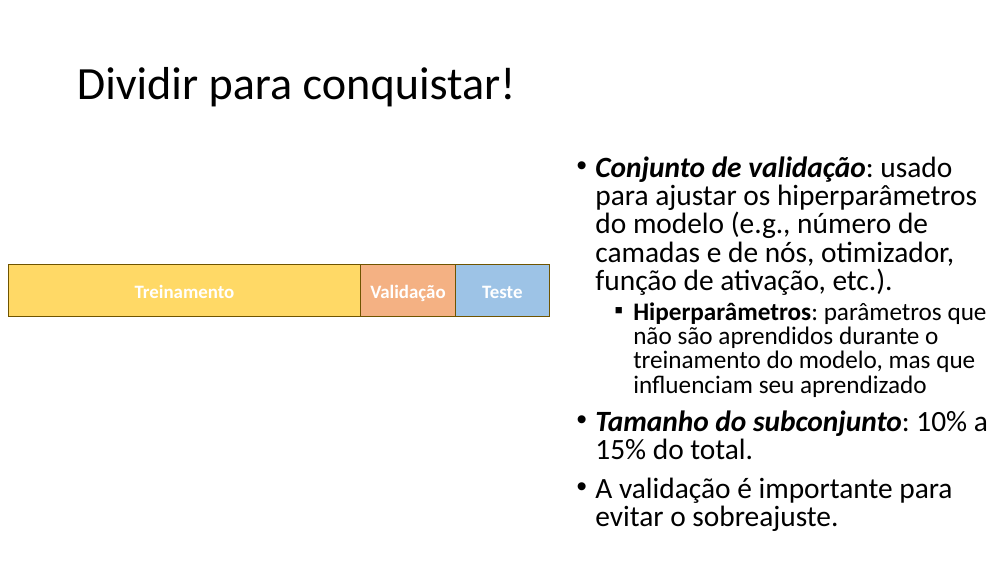
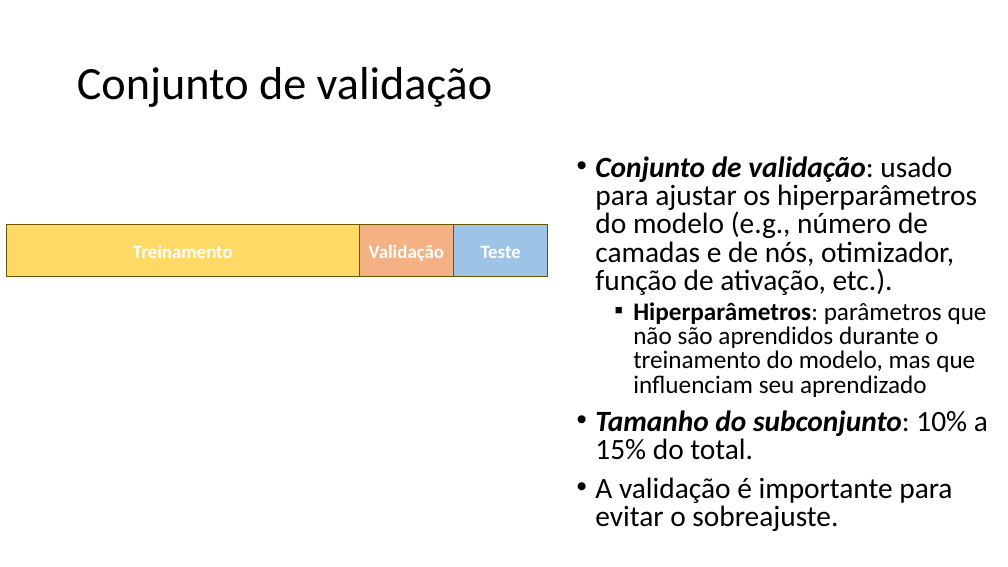
Before and after one commit to zz4fap/tp557-iot-ml, a slide deck: slide 21 of slides/TP557_10_Datasets.pptx. Drawn at 1008x567 pixels with LibreOffice and Linux fonts; fonts in the diff are those of the drawing. Boxes give left, top, right and bottom in pixels: in the first picture for what was removed or moved away, otherwise in the second. Text is boxed around its words. In the diff, an @@ line names an element or a change of style, - is before the commit and + after.

```diff
--- a/slides/TP557_10_Datasets.pptx
+++ b/slides/TP557_10_Datasets.pptx
@@ title at (77, 67, 492, 107): text changed @@
-Dividir para conquistar!
+Conjunto de validação
@@ 3 rectangles: place and size @@
-3 rectangles at (8, 265, 550, 317)
+3 rectangles at (7, 225, 548, 277)
```
Also in this commit, not shown: 3 other slides changed, 5 slides added, 3 other files.
